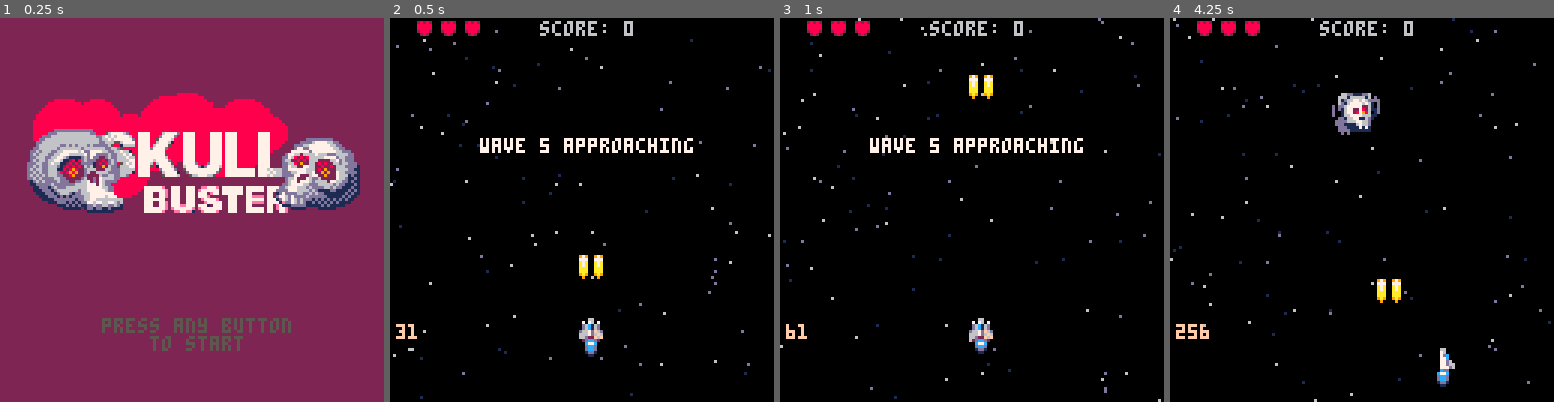
Above: before the commit, frames 1-4 (left to right).
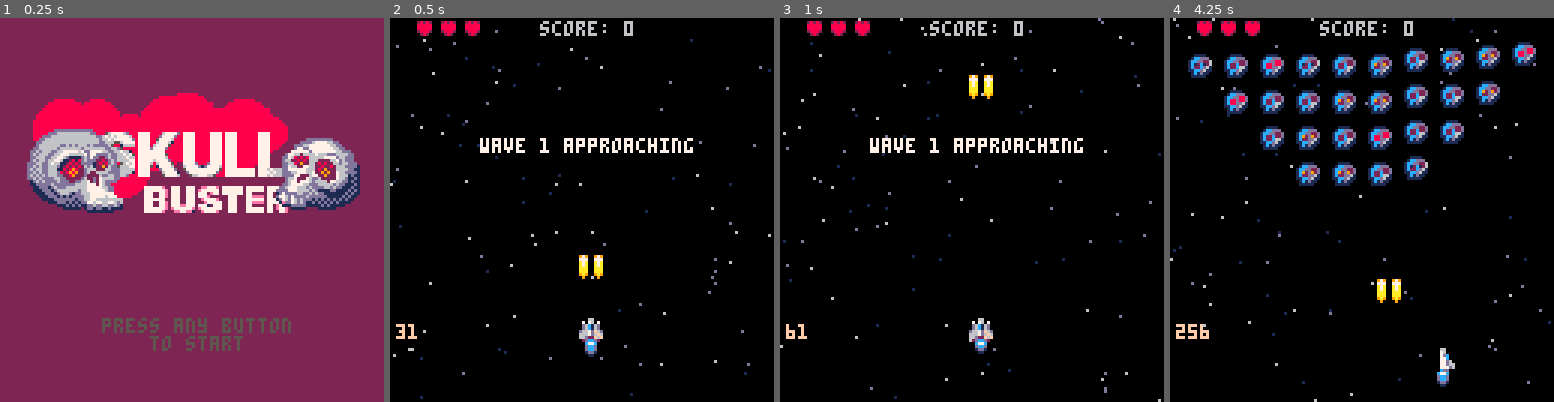
Above: after the commit, the same moments.

Repository: jimmac/pico-shed
Game: PICO-8 cartridge shmup.p8
Two runs of this game, one before a commit and one after it. Both use one fixed random seed, a clock stepped at 60 frames per second and the inputs below.
Inputs:
- Up to frame 1 (0.25 s): no input
- Up to frame 2 (0.5 s): tap X (X key) at 0.33 s
- Up to frame 3 (1 s): tap O (Z key) at 0.7 s
- Up to frame 4 (4.25 s): tap X (X key) at 1.07, 1.85, 2.97, 4.08 s; hold Right 1.6-2.1 s; tap O (Z key) every 0.4 s from 1.7 to 4.1 s; hold Up 2.15-2.42 s; hold Right 2.47-3.03 s; hold Left 3.08-3.58 s; hold Down 3.63-3.97 s; hold Right from 4.02 s (still down)

Frame 1 is identical in both runs. In frame 2, less than 0.1% of the frame differs, in the area x 39-42%, y 31-35%; in frame 3, less than 0.1%; in frame 4, 9.6%, in the area x 4-96%, y 6-44%.

Commit message:
miniboss spread shot

Diff:
--- a/shmup.p8
+++ b/shmup.p8
@@ -54,7 +54,7 @@
 	mode="wavetext"
 	flash=0
 	firet=0
-	wave=4
+	wave=0
 	nextwave()
 	wavet=160
 	nextfire=300
@@ -540,7 +540,7 @@
  end
 
  if btnrelease then
-		if btnp(🅾️) or btnp(❎) then
+		if btnp(🅾️) then
 			mode="start"
 			btnrelease=false
 			music(0)
@@ -686,7 +686,7 @@
  spr(160,48,34,5,5)
 	print("\14 player wins!",31,85+sin(t/90)*2,13)
 	print("\14 player wins!",31,80+sin(t/100)*4,7)
-	print("press any button", 34,100,blink())
+	print("press 🅾️", 48,100,blink())
 end
 
 --draw starfield
@@ -764,26 +764,28 @@
 			{1,1,1,1,0,0,1,1,1,1}
 		})
 		sfx(34)
-	elseif wave==5 then --boss
+	elseif wave==5 then --miniboss
 		placen({
-		 {0,0,0,0,0,0,0,0,0,0},
-			{0,0,0,0,6,0,0,0,0,0}
+		 {1,1,0,0,0,0,0,0,1,1},
+			{0,0,0,0,6,0,0,0,0,0},
+			{1,1,0,0,0,0,0,0,1,1}
 		})
 		sfx(35)
 	end
 end
 
-function efire(myen)
+function efire(myen,ang,spd)
 	local myebul=makespr()
 
+
 	myebul.spr=14
-	myebul.x=myen.x+3
-	myebul.y=myen.y+6
+	myebul.x=myen.x+3*myen.sprw
+	myebul.y=myen.y+6*myen.sprh
 	myebul.spr=14
 	myebul.ani={14,30,31,30,14}
 	myebul.anispd=.1
-	myebul.sy=1
-	myebul.sx=(pl.x-myebul.x)/70
+	myebul.sx=sin(ang)*spd
+	myebul.sy=cos(ang)*spd
 	myebul.colw=2
 	myebul.colh=2
 	myebul.bulmode=true
@@ -791,6 +793,13 @@
 	myen.flash=8
 	sfx(4)
 	add(ebl,myebul)
+end
+
+function efirespread(myen,num,spd)
+ local offset=t%4/10
+ for i=1,num do
+ 	efire(myen,(1/num)*i+offset,spd)
+ end
 end
 
 function placen(mywave)
@@ -820,7 +829,7 @@
 
 	myen.aniframe=1+rnd(4) --first frame of animation
 	if entype==6 then
-		--big boy
+		--miniboss
 		myen.sprw=2
 		myen.sprh=2
 		myen.colw=16
@@ -953,9 +962,12 @@
 	  	myen.sx=0
 	  end
   elseif myen.type==6 then
-  --big boy
-	  myen.sy=0.35
-
+  --miniboss
+	  myen.sy=0.1
+	  if t>nextfire then
+ 	  nextfire=t+20
+		  efirespread(myen,8,1)
+			end
 	  if myen.y>100 then
 	  	myen.sy=1
 	  end
@@ -1006,7 +1018,8 @@
 	local myen=en[myindex]
 
 	if myen.mission=="protec" then
-		efire(myen)
+		efire(myen,0,1) --default down
+		--efirespread(myen,8,1)
 	end
 end
 __gfx__
Not shown, changed: the thumbnail (__label__) section of shmup.p8
